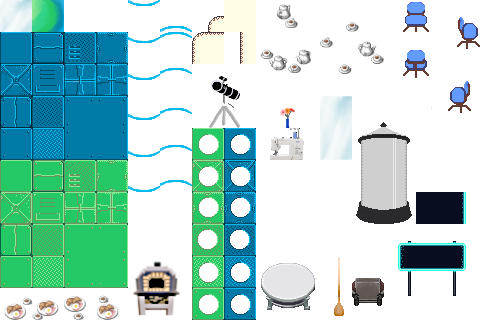
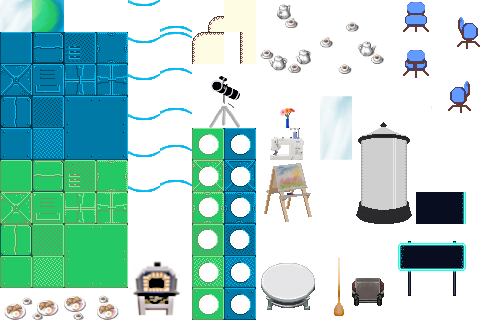
Layered file, before and after one edit (480 × 320). Changes by layer:
added layer "staffelei-Kopie" above "staffelei" over [264, 163, 312, 222]
